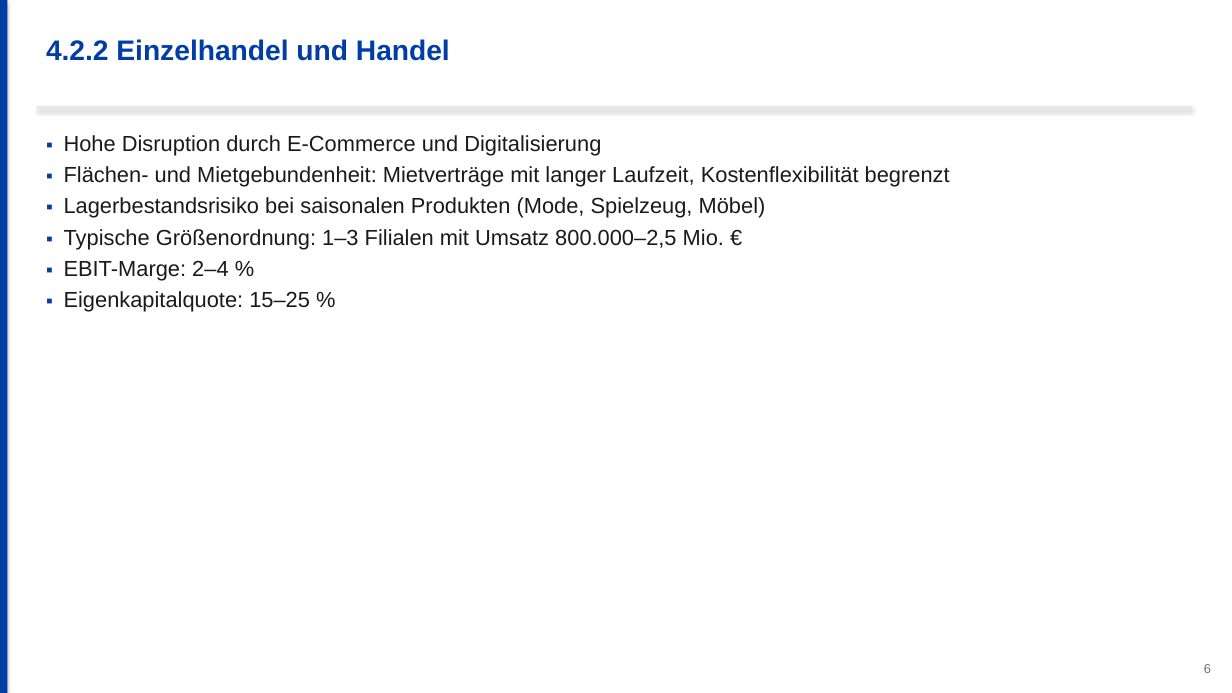
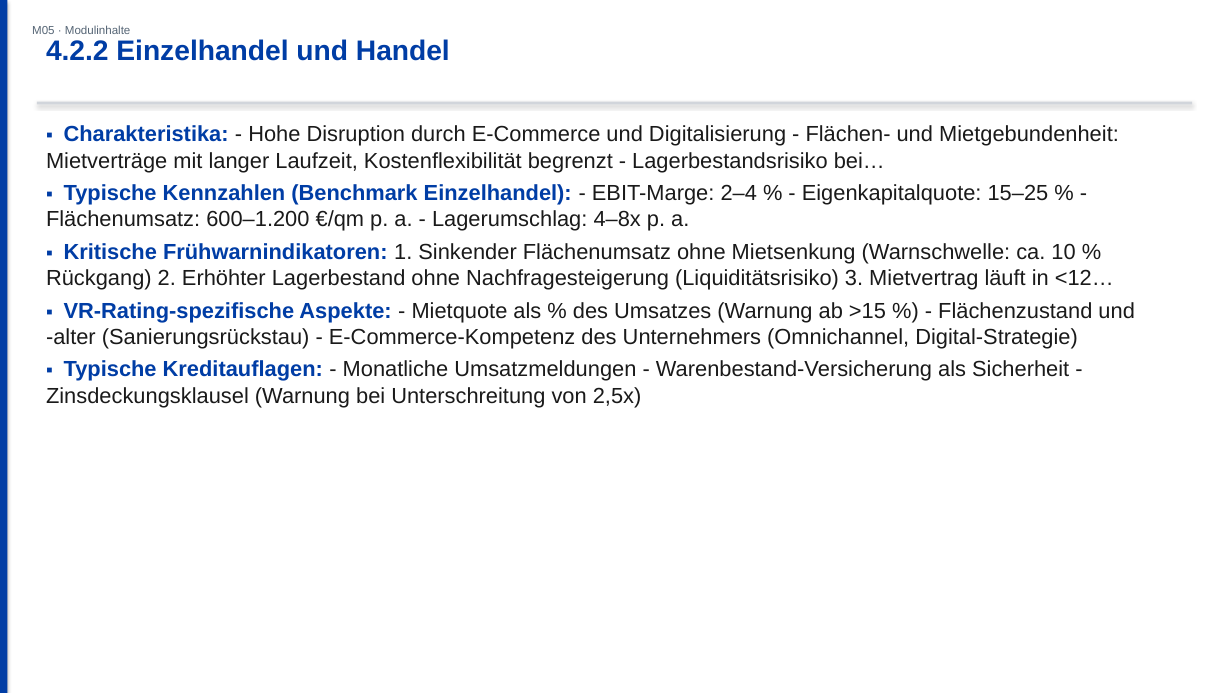
Before and after one commit to ck5rqc47pr-byte/firmenkundenakademie-online, a slide deck: slide 13 of public/downloads/praesentation/M05.pptx (slide 8 before the commit). Drawn at 1232x693 pixels with LibreOffice and Linux fonts; fonts in the diff are those of the drawing. Boxes give left, top, right and bottom in pixels: in the first picture for what was removed or moved away, otherwise in the second. Text is boxed around its words. In the diff, an @@ line names an element or a change of style, - is before the commit and + after.

```diff
--- a/public/downloads/praesentation/M05.pptx
+++ b/public/downloads/praesentation/M05.pptx
@@ text added at <box>32,25,131,34</box>, 9 pt, text #556575 @@
+M05 · Modulinhalte
@@ rectangle: place and size @@
-rectangle at <box>37,106,1192,109</box>
+rectangle at <box>37,102,1192,104</box>
@@ rectangle at <box>37,102,1192,104</box>: fill #E5E7EB to #D1D5DB @@
@@ text at <box>46,125,1134,407</box>: text changed @@
-▪ Hohe Disruption durch E-Commerce und Digitalisierung
-▪ Flächen- und Mietgebundenheit: Mietverträge mit langer Laufzeit, Kostenflexibilität begrenzt
-▪ Lagerbestandsrisiko bei saisonalen Produkten (Mode, Spielzeug, Möbel)
-▪ Typische Größenordnung: 1–3 Filialen mit Umsatz 800.000–2,5 Mio. €
-▪ EBIT-Marge: 2–4 %
-▪ Eigenkapitalquote: 15–25 %
+▪ Charakteristika: - Hohe Disruption durch E-Commerce und Digitalisierung - Flächen- und Mietgebundenheit: Mietverträge mit langer Laufzeit, Kostenflexibilität begrenzt - Lagerbestandsrisiko bei…
+▪ Typische Kennzahlen (Benchmark Einzelhandel): - EBIT-Marge: 2–4 % - Eigenkapitalquote: 15–25 % - Flächenumsatz: 600–1.200 €/qm p. a. - Lagerumschlag: 4–8x p. a.
+▪ Kritische Frühwarnindikatoren: 1. Sinkender Flächenumsatz ohne Mietsenkung (Warnschwelle: ca. 10 % Rückgang) 2. Erhöhter Lagerbestand ohne Nachfragesteigerung (Liquiditätsrisiko) 3. Mietvertrag läuft in <12…
+▪ VR-Rating-spezifische Aspekte: - Mietquote als % des Umsatzes (Warnung ab >15 %) - Flächenzustand und -alter (Sanierungsrückstau) - E-Commerce-Kompetenz des Unternehmers (Omnichannel, Digital-Strategie)
+▪ Typische Kreditauflagen: - Monatliche Umsatzmeldungen - Warenbestand-Versicherung als Sicherheit - Zinsdeckungsklausel (Warnung bei Unterschreitung von 2,5x)
@@ text removed at <box>1204,664,1211,673</box> @@
-6
```
Also in this commit, not shown: 15 other slides changed, 15 slides added, 8 slides removed, 23 other files.
